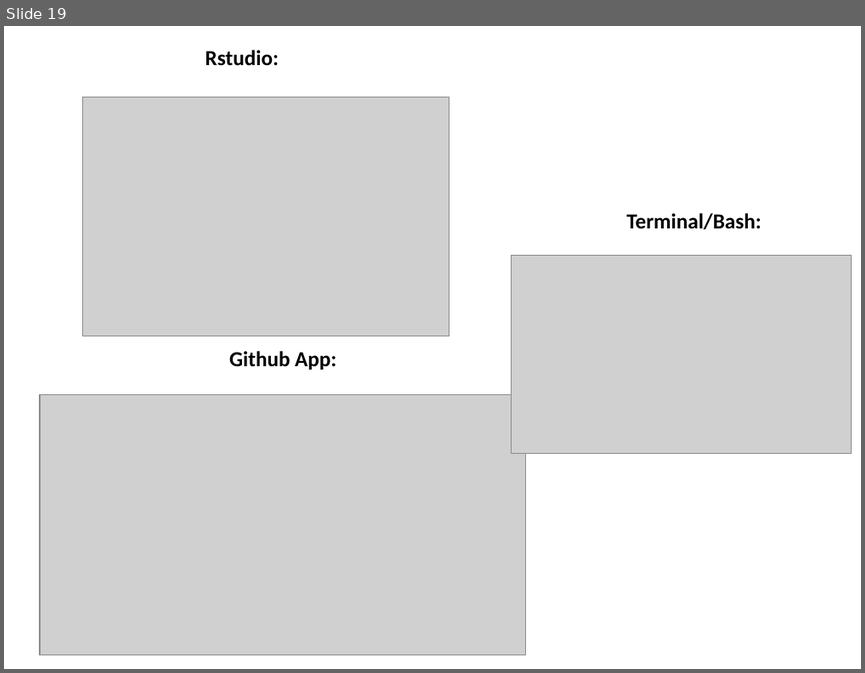
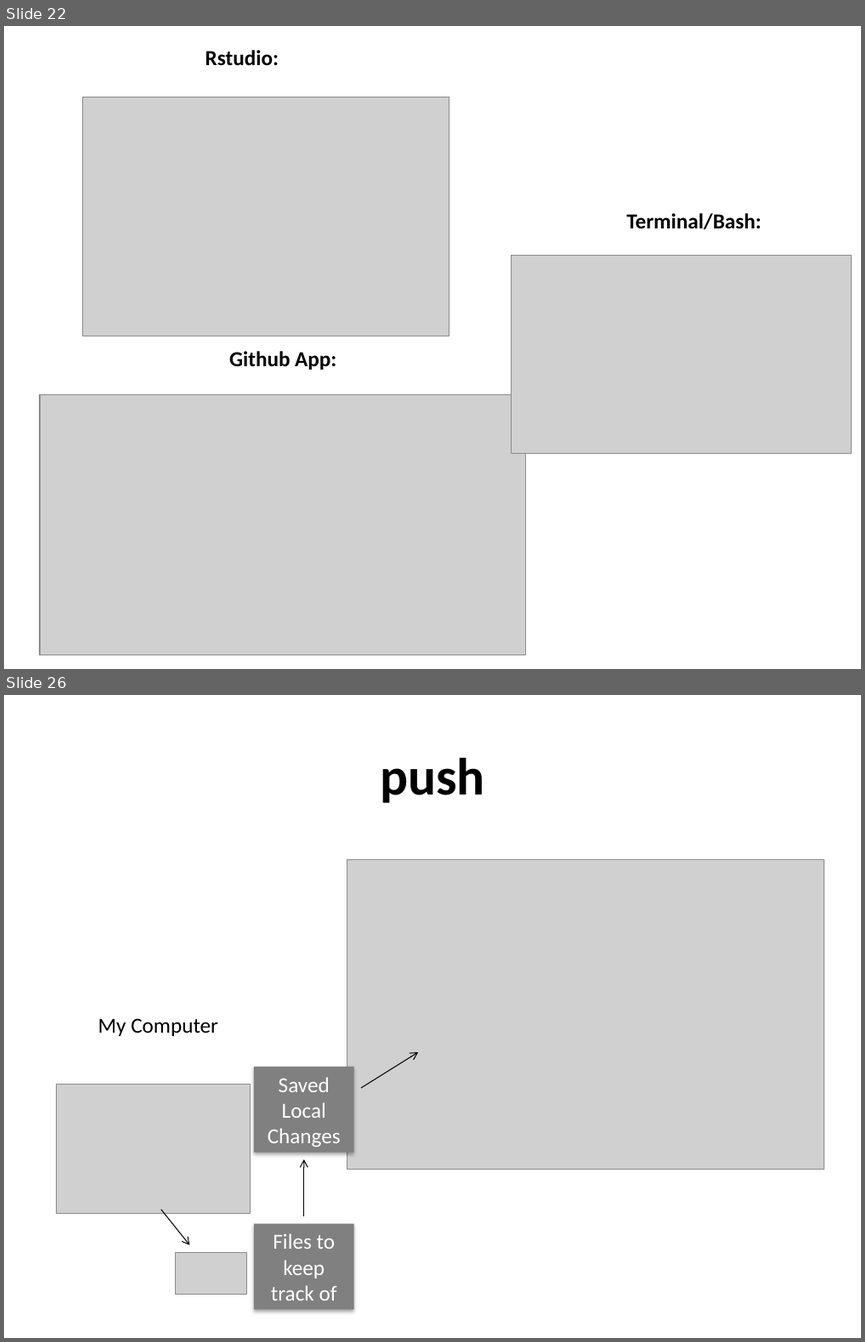
Before and after one commit to erindb/bootcamp, a slide deck: git_group1.pptx. Shown one above the other, each under a label of ours: slide 19 before the commit, slides 22 and 26 after it; the slides between them are not shown. The pictures are 865x673 and 865x1342 pixels, drawn with LibreOffice and Linux fonts; fonts in the diff are those of the drawing; grey boxes stand for pictures. Boxes give left, top, right and bottom in pixels: in the first picture for what was removed or moved away, otherwise in the second. Text is boxed around its words. In the diff, an @@ line names an element or a change of style, - is before the commit and + after.

```diff
--- a/git_group1.pptx
+++ b/git_group1.pptx
@@ slide 26 added at box(4, 695, 861, 1338), background #FFFFFF @@
@@ title added at box(380, 757, 485, 803), 44 pt, text #000000, bold @@
+push
@@ picture added at box(347, 860, 824, 1169) @@
@@ text added at box(98, 1018, 218, 1036), 18 pt, text #000000 @@
+My Computer
@@ rectangle added at box(254, 1066, 354, 1151), fill #808080, 18 pt, text #FFFFFF @@
+Saved
+Local Changes
@@ arrow added from (361, 1088) to (418, 1052), #000000 0.75 pt @@
@@ picture added at box(56, 1084, 250, 1213) @@
@@ arrow added from (304, 1216) to (304, 1159), #000000 0.75 pt @@
@@ arrow added from (160, 1209) to (190, 1245), #000000 0.75 pt @@
@@ rectangle added at box(254, 1224, 354, 1310), fill #808080, 18 pt, text #FFFFFF @@
+Files to keep track of
@@ picture added at box(176, 1252, 246, 1294) @@
@@ what was slide 19 is now slide 22 @@
```
Also in this commit, not shown: 8 other slides added, 5 slides removed.
